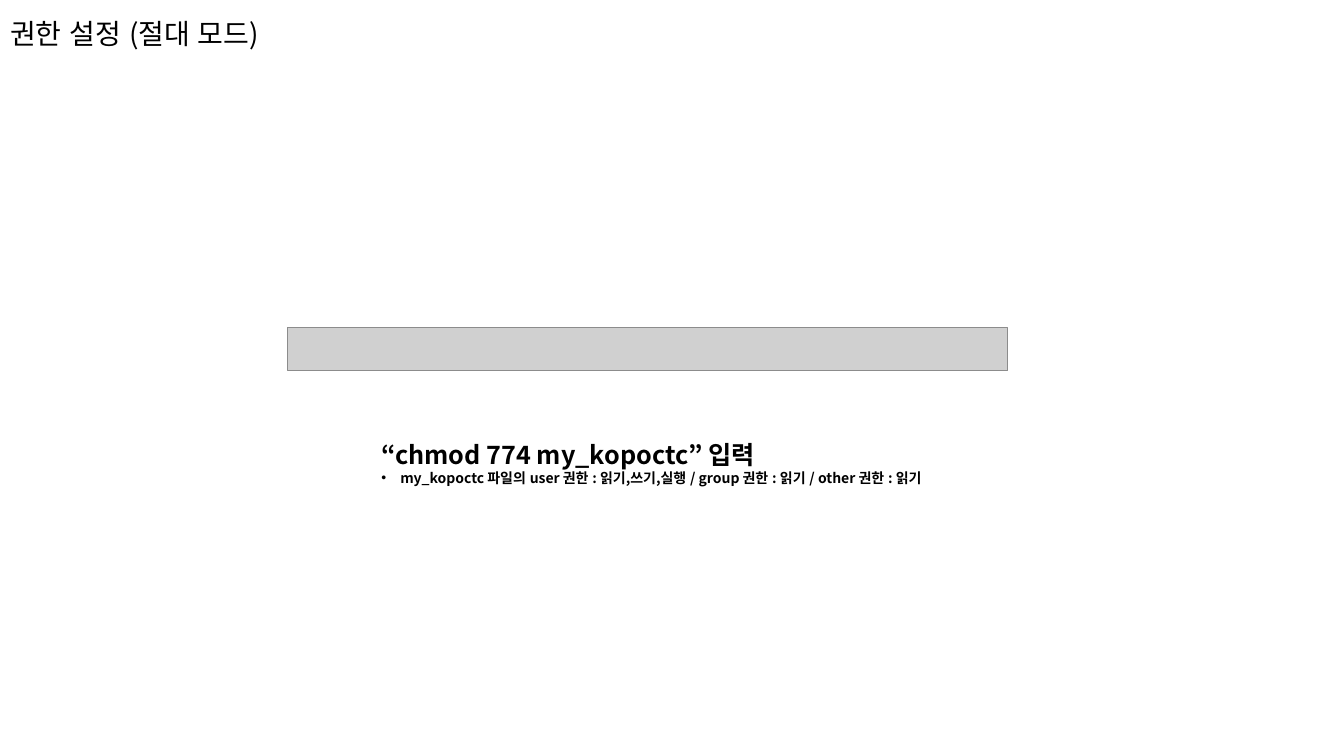
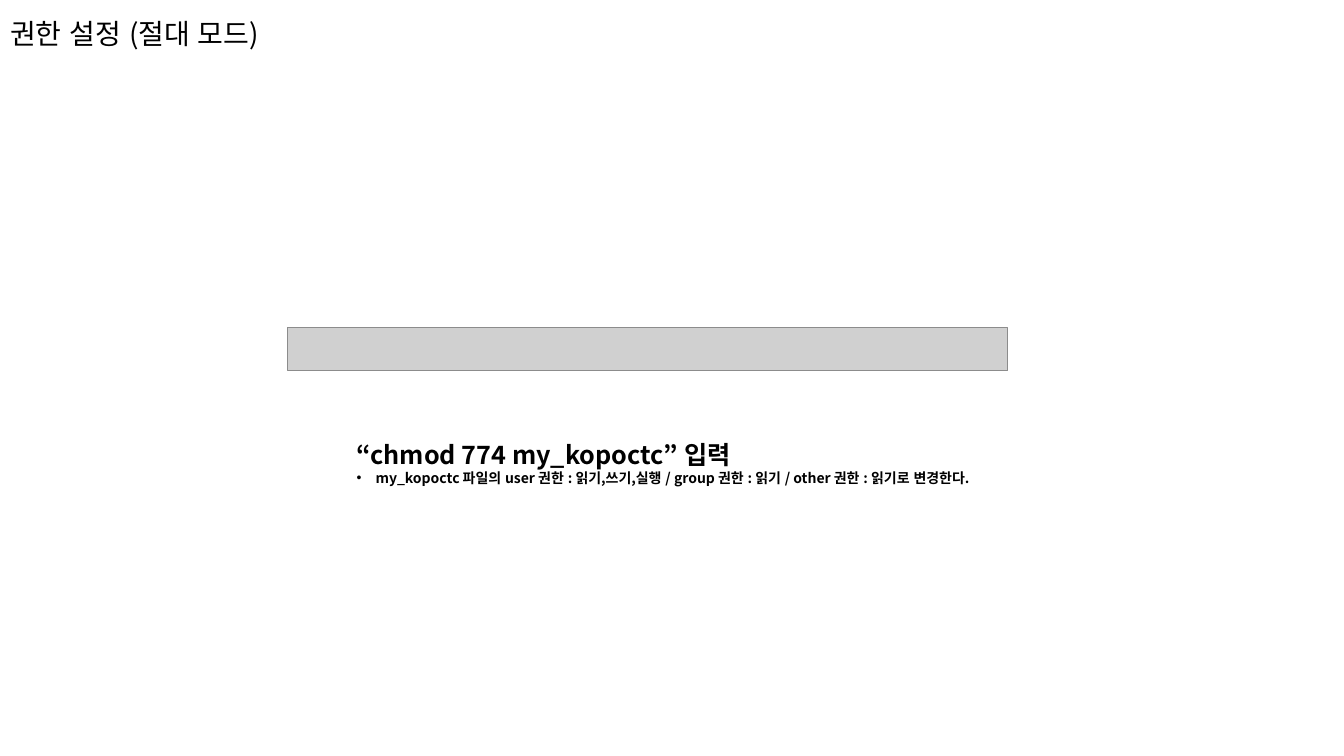
Before and after one commit to limmiseon/Linux, a slide deck: slide 59 of 34_임미선_과제_20220317_5강.pptx. Drawn at 1344x756 pixels with LibreOffice and Linux fonts; fonts in the diff are those of the drawing; grey boxes stand for pictures. Boxes give left, top, right and bottom in pixels: in the first picture for what was removed or moved away, otherwise in the second. Text is boxed around its words. In the diff, an @@ line names an element or a change of style, - is before the commit and + after.

```diff
--- a/34_임미선_과제_20220317_5강.pptx
+++ b/34_임미선_과제_20220317_5강.pptx
@@ text "“chmod 774 my_kopoctc” 입력" moved from (x1=381, y1=443, x2=922, y2=487) to (x1=357, y1=443, x2=970, y2=487) @@
@@ text at (x1=376, y1=469, x2=970, y2=487): text changed @@
-• my_kopoctc 파일의 user 권한 : 읽기,쓰기,실행 / group 권한 : 읽기 / other 권한 : 읽기
+• my_kopoctc 파일의 user 권한 : 읽기,쓰기,실행 / group 권한 : 읽기 / other 권한 : 읽기로 변경한다.
```
Also in this commit, not shown: 11 other slides changed, 1 slide added, 1 slide removed, 1 other file.
